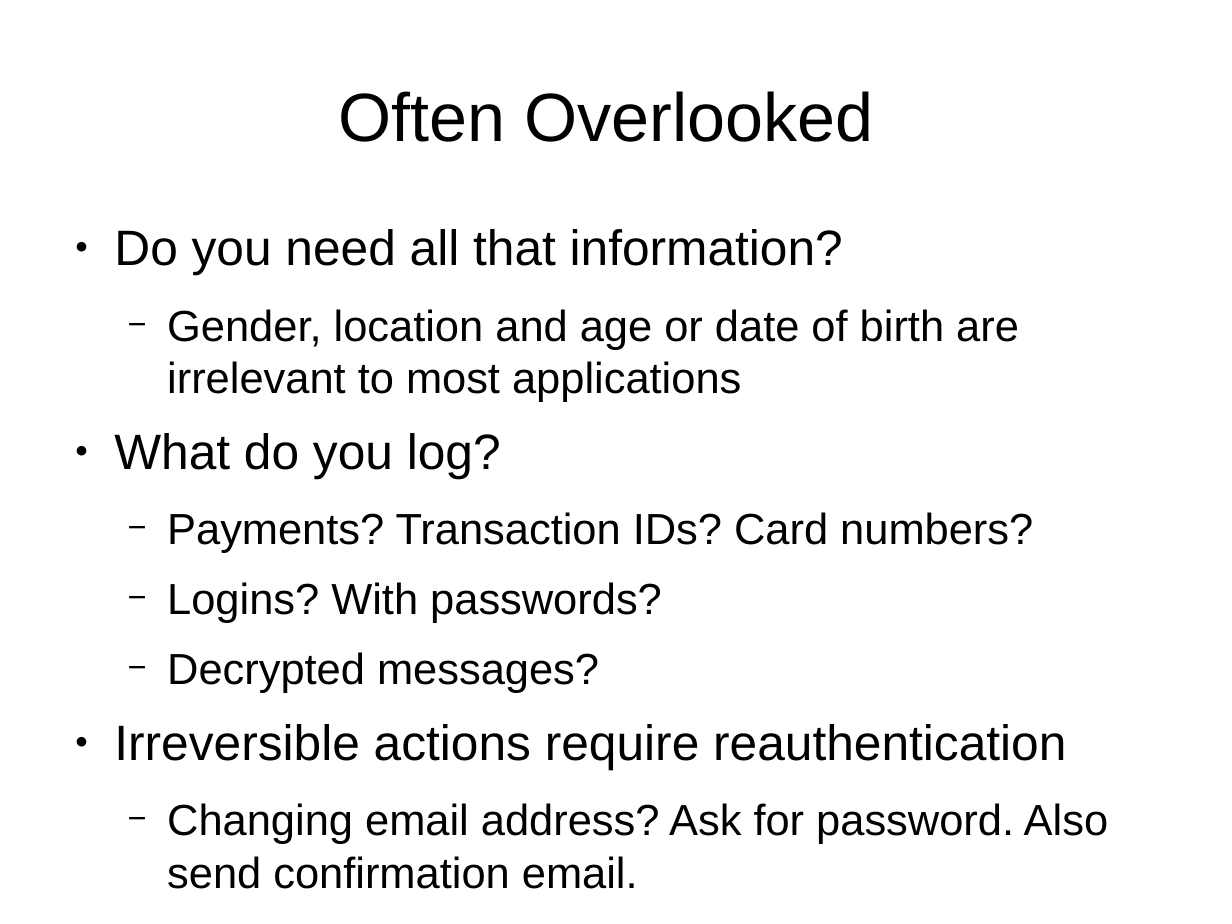
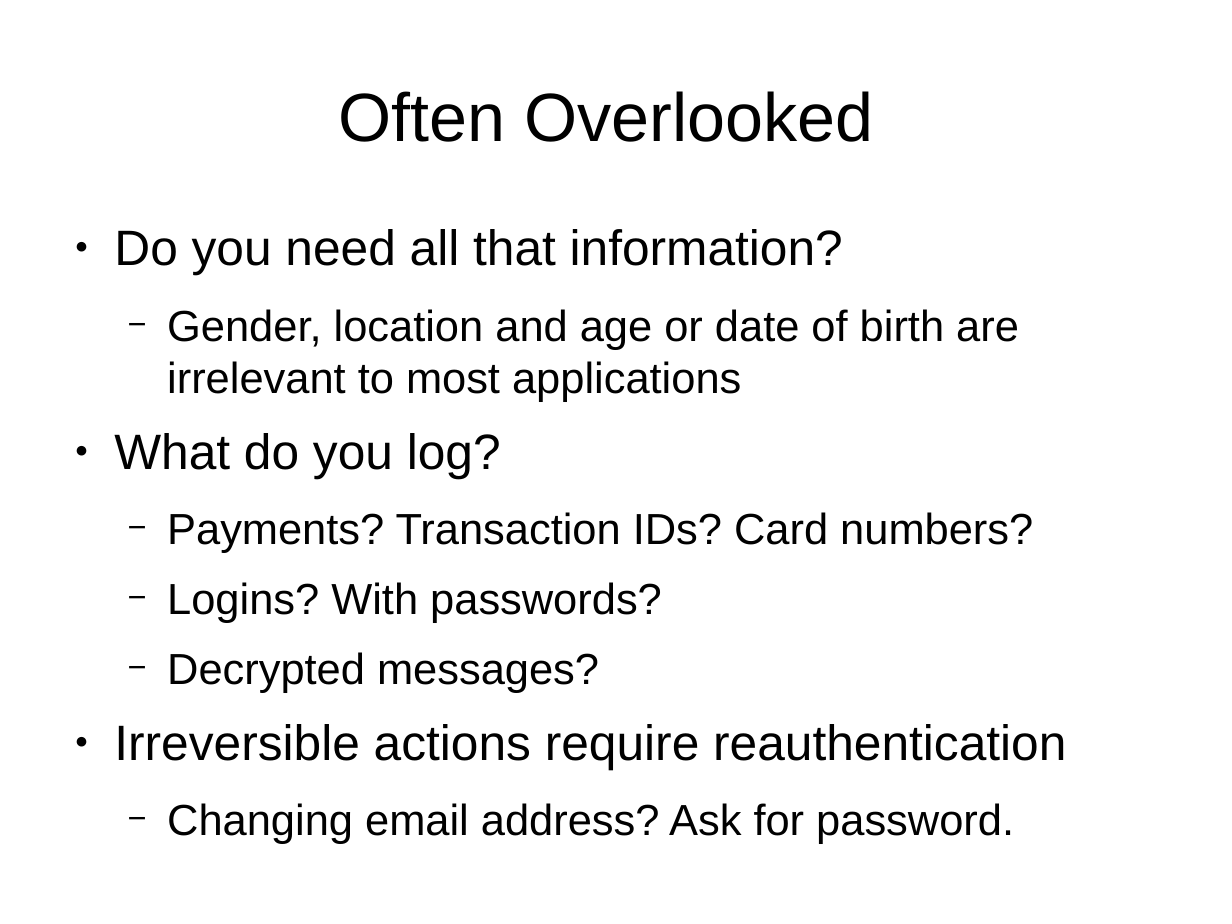
Before and after one commit to bendechrai/preso-security-privacy-anonymity, a slide deck: slide 38 of security-privacy-anonymity.odp (slide 34 before the commit). Drawn at 1232x924 pixels with LibreOffice and Linux fonts; fonts in the diff are those of the drawing; background and template pictures are left out. Boxes give left, top, right and bottom in pixels: in the first picture for what was removed or moved away, otherwise in the second. Text is boxed around its words. In the diff, an @@ line names an element or a change of style, - is before the commit and + after.

```diff
--- a/security-privacy-anonymity.odp
+++ b/security-privacy-anonymity.odp
@@ text at bbox=[167, 803, 1014, 844]: text changed @@
-  − Changing email address? Ask for password. Also send confirmation email.
+  − Changing email address? Ask for password.
```
Also in this commit, not shown: 1 other slide changed, 6 slides added, 2 slides removed.
